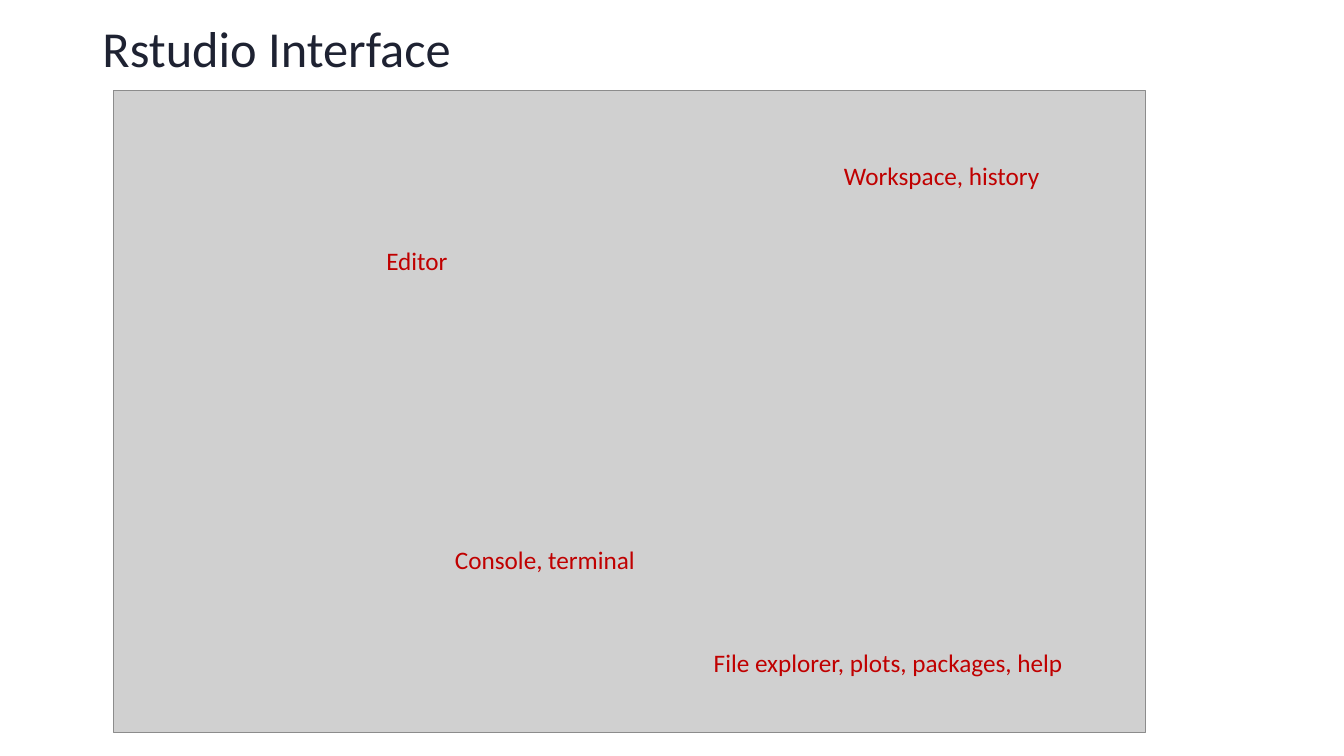
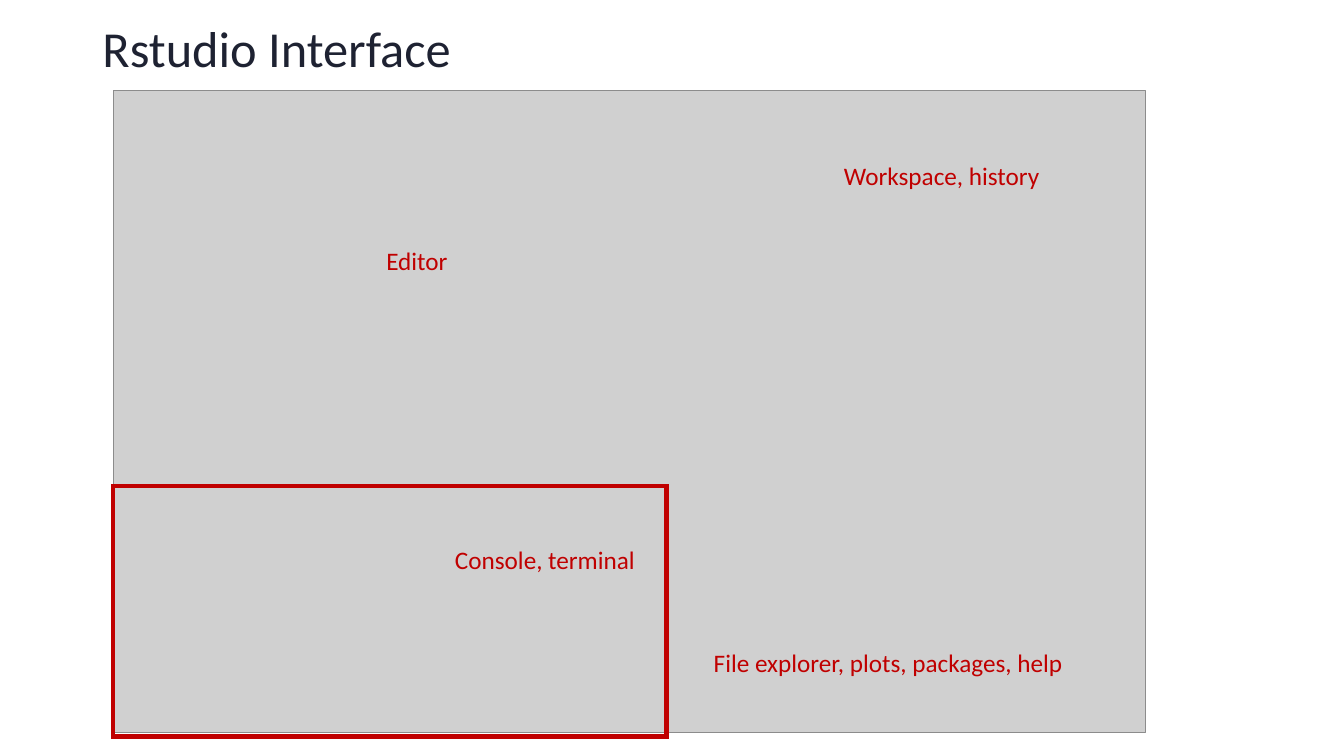
Before and after one commit to sib-swiss/first-steps-with-R-training, a slide deck: slide 18 of assets/pptx/First-steps-with-R_day1.pptx. Drawn at 1344x756 pixels with LibreOffice and Linux fonts; fonts in the diff are those of the drawing; grey boxes stand for pictures; background and template pictures are left out. Boxes give left, top, right and bottom in pixels: in the first picture for what was removed or moved away, otherwise in the second. Text is boxed around its words. In the diff, an @@ line names an element or a change of style, - is before the commit and + after.

```diff
--- a/assets/pptx/First-steps-with-R_day1.pptx
+++ b/assets/pptx/First-steps-with-R_day1.pptx
@@ rectangle added at (113,486,666,737), outline #C00000 3.25 pt @@
```
Also in this commit, not shown: 10 other slides changed, 3 slides added, 1 other file.
